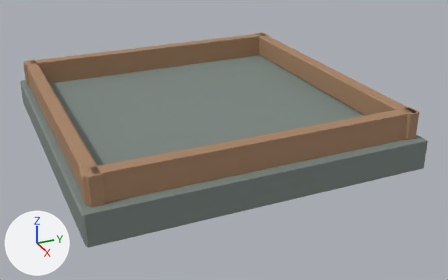
Two versions of the FBX model Assets/Resources/CombatWarehouse/LiftPlatform.fbx, one commit apart.
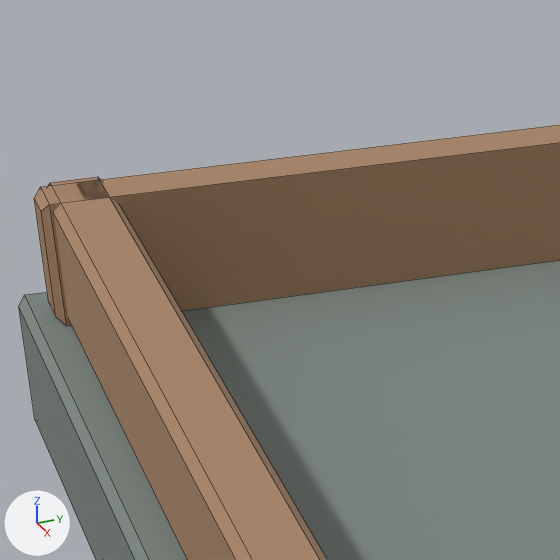
The first picture shows the older version from a 50 mm camera at (3.94, -1.59, 1.77) aimed at (0.16, 0.12, -0.12). The close-ups show the older and then the newer version on the part from 4% to 26% of the width and 10% to 46% of the height of that picture. Only the edits that show in the close-ups are written down. The lights are fixed; the arrows at lower left show +X, +Y and +Z. The close-ups show mesh edges as thin lines. Where no turn or scale is listed for an object, it has been applied to the vertices.

Script lines for the objects in view, before the commit:
```python
me_liftplatform_carriage__steel = bpy.data.meshes.new('LiftPlatform_Carriage__Steel')
me_liftplatform_carriage__steel.from_pydata(...)  # 16 vertices, 14 faces; spans x -1.15..1.15, y -1.12..1.12, z -0.1..0.1
me_liftplatform_carriage__steel.materials.append(mat_fair_steel)  # grey #7c8681
me_liftplatform_carriagelip__rust = bpy.data.meshes.new('LiftPlatform_CarriageLip__Rust')
me_liftplatform_carriagelip__rust.from_pydata(...)  # 64 vertices, 56 faces; spans x -1.09..1.09, y -1.09..1.09, z 0.1..0.28
me_liftplatform_carriagelip__rust.materials.append(mat_fair_rust)  # brown #a88465
ob_carriage__steel = bpy.data.objects.new('Carriage__Steel', me_liftplatform_carriage__steel)
ob_carriage__steel.location = (0.0, 0.0, 0.0)
ob_carriagelip__rust = bpy.data.objects.new('CarriageLip__Rust', me_liftplatform_carriagelip__rust)
ob_carriagelip__rust.location = (0.0, 0.0, 0.0)
```
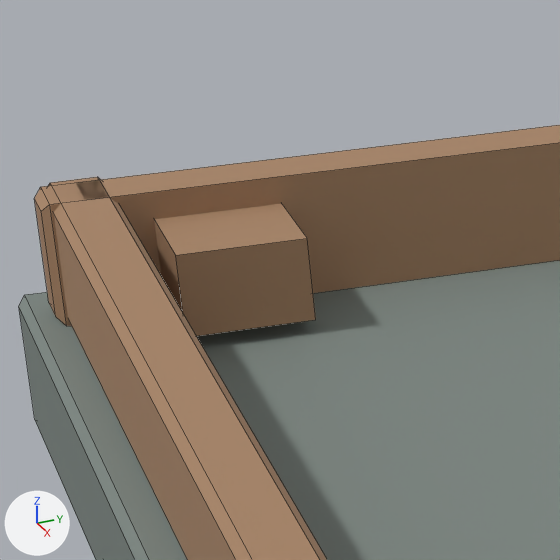
What changed in the scene script:
```text
Change me_liftplatform_carriagelip__rust:
    used by ob_carriagelip__rust; location = (0.0, 0.0, 0.0)
    remove me_liftplatform_carriagelip__rust.from_pydata(...)  # 64 vertices, 56 faces; spans x -1.09..1.09, y -1.09..1.09, z 0.1..0.28
    add me_liftplatform_carriagelip__rust.from_pydata(...)  # 96 vertices, 80 faces; spans x -1.09..1.09, y -1.09..1.09, z 0.1..0.28
    me_liftplatform_carriagelip__rust part 1: a new loose piece, a box spanning x -0.99..-0.81, y -0.94..-0.76, z 0.12..0.24, in mat_fair_rust (brown #a88465)
    other edits to the shape of me_liftplatform_carriagelip__rust do not show in these pictures
```

Where the change shows, as pixel boxes [x1, y1, x2, y2] in the close-ups (560 x 560 px):
part 1 of me_liftplatform_carriagelip__rust, added (brown): after [154, 204, 316, 336]
